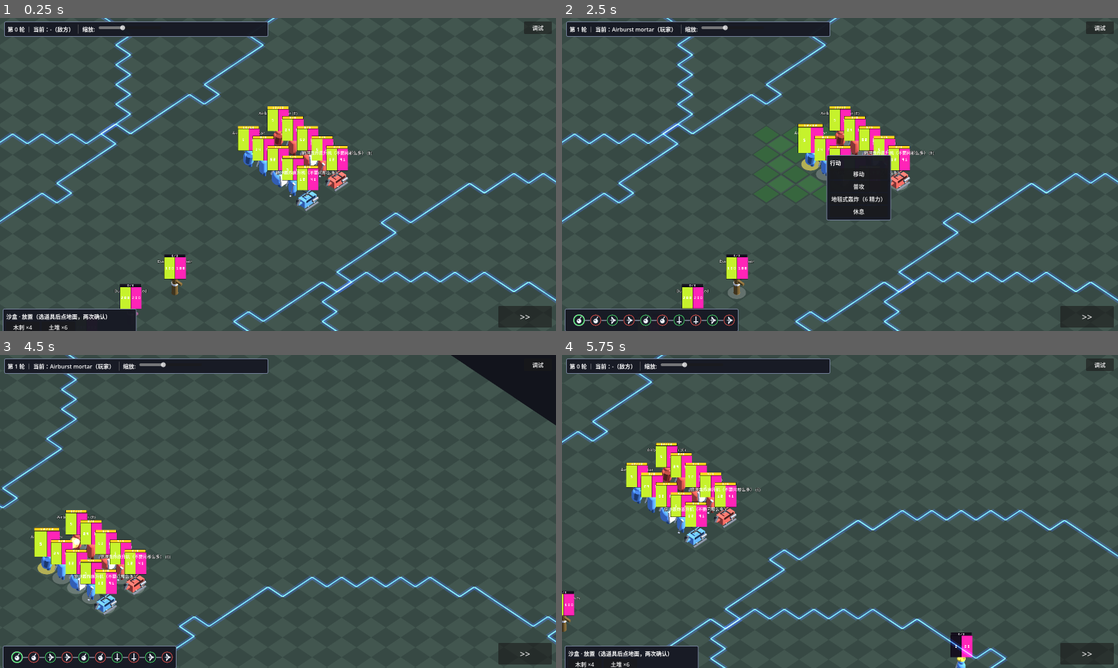
Above: before the commit, frames 1-4 (two rows, left to right).
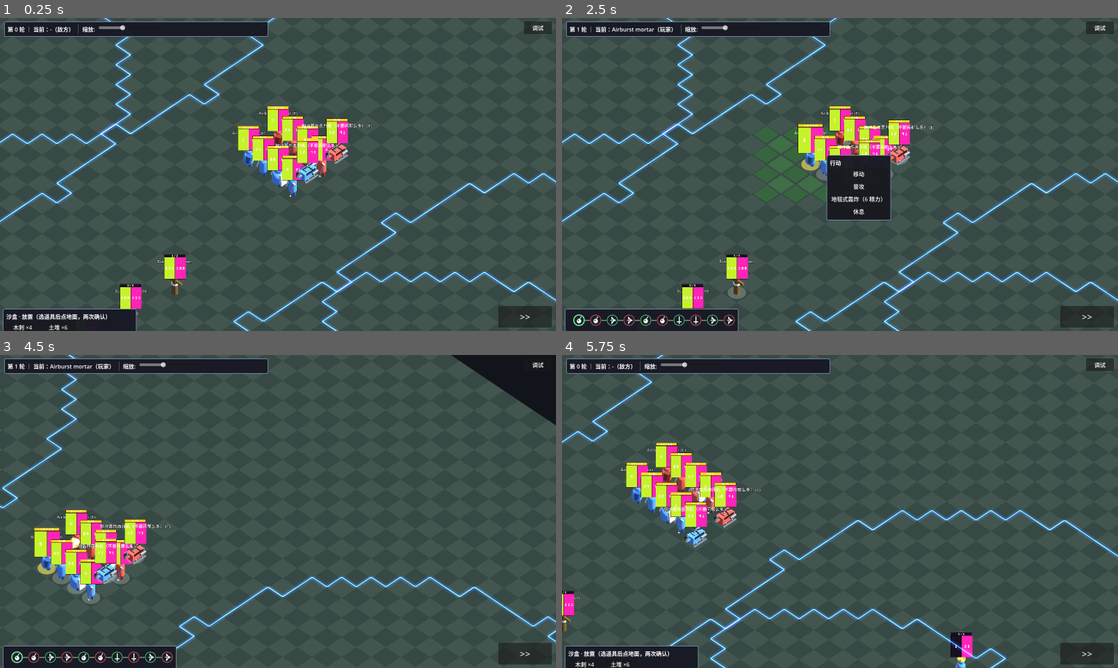
Above: after the commit, the same moments.

Repository: PigBruhs/RBC
Game: Godot game, scene res://src/view/battle_scene.tscn
The game is run twice, just before and just after one commit, with the same random seed, the same clock (stepped at 60 frames per second) and the same inputs.
Inputs (mouse positions are in pixels of both pictures, inside the frame that each line leads up to):
- Up to frame 1 (0.25 s): no input
- Up to frame 2 (2.5 s): click ">>" at 0.5 s; click "移动" at 1.25 s; click (578, 321) at 2.02 s
- Up to frame 3 (4.5 s): tap Enter at 2.75 s; move the mouse to (400, 495) at 2.77 s; hold D 2.78-3.5 s; hold Q 2.78-3.5 s; click (400, 495) at 2.92 s; drag from (166, 527) to (250, 574) at 3.52 s; click "移动" at 4.25 s
- Up to frame 4 (5.75 s): move the mouse to (895, 442) at 5.02 s; hold D from 5.03 s (still down); tap R at 5.1 s

The runs differ from the first frame. In frame 1, 1.8% of the frame differs, in the area x 47-67%, y 32-62%; in frame 2, 1.1%; in frame 3, 1.9%, in the area x 11-31%, y 52-84%; in frame 4, less than 0.1%.

Commit message:
接入 HeliFx 表现层：悬浮高度每帧钉住 + 主旋翼/尾桨自转 + 俯冲姿态（只对直升机调用，零开销）

Diff:
--- a/game/src/view/battle_scene.gd
+++ b/game/src/view/battle_scene.gd
@@ -2926,6 +2926,17 @@
 
 func _process(delta: float) -> void:
 	_dive_tick(delta)
+	_tick_heli_fx(delta)
+
+
+## 直升机的每帧表现（悬浮高度 / 旋翼自转 / 俯冲姿态）—— 队友交付的 HeliFx
+## 只对直升机调用，其它单位零开销（HeliFx.tick 内部第一行就返回）
+func _tick_heli_fx(delta: float) -> void:
+	for u in units:
+		if u == null or u.visual == null:
+			continue
+		if Unit.base_name(u.name).begins_with(HELI_PREFIX):
+			HeliFx.tick(u.visual, u, delta)
 	_tick_color_cycle(delta)
 	_tick_pending_pulse(delta)
 	_sync_menu_position()          # 菜单跟着角色走
